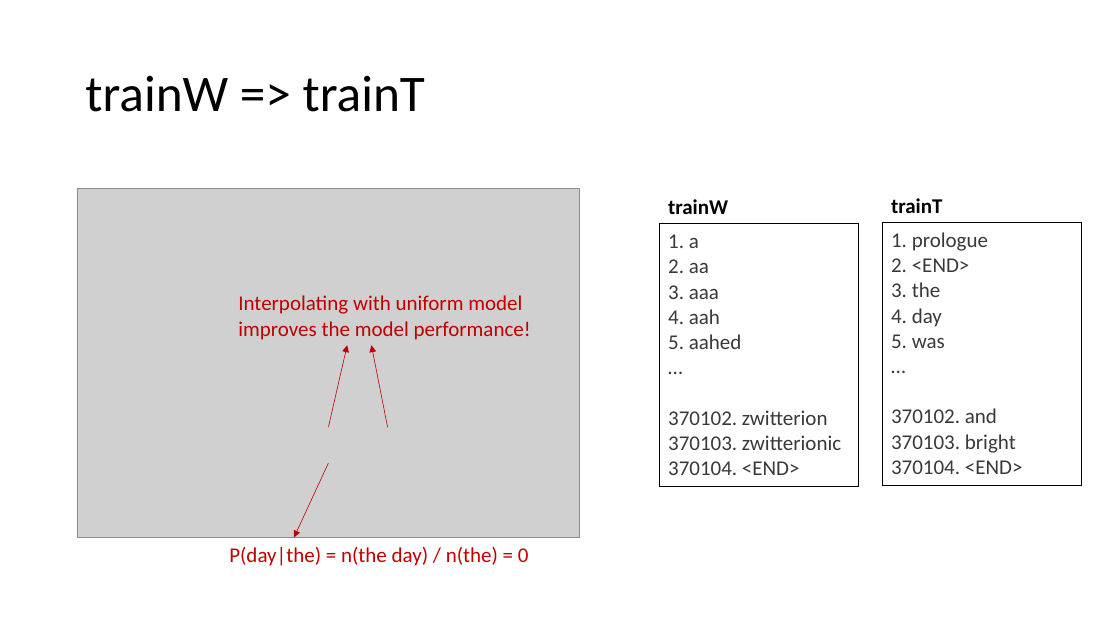
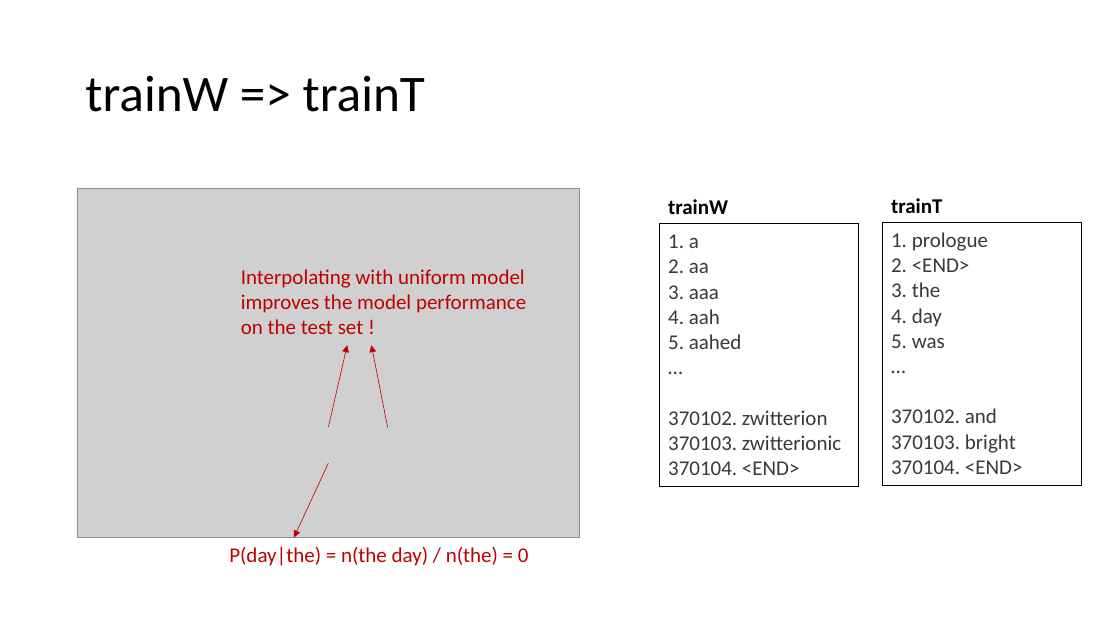
Before and after one commit to khanhnguyendata/ngram, a slide deck: slide 10 of ngram_model_khanh.pptx. Drawn at 1120x630 pixels with LibreOffice and Linux fonts; fonts in the diff are those of the drawing; grey boxes stand for pictures. Boxes give left, top, right and bottom in pixels: in the first picture for what was removed or moved away, otherwise in the second. Text is boxed around its words. In the diff, an @@ line names an element or a change of style, - is before the commit and + after.

```diff
--- a/ngram_model_khanh.pptx
+++ b/ngram_model_khanh.pptx
@@ text at (241, 269, 526, 334): text changed @@
-Interpolating with uniform model improves the model performance!
+Interpolating with uniform model improves the model performance on the test set !
```
Also in this commit, not shown: 11 other slides changed, 1 slide removed, 2 other files.
